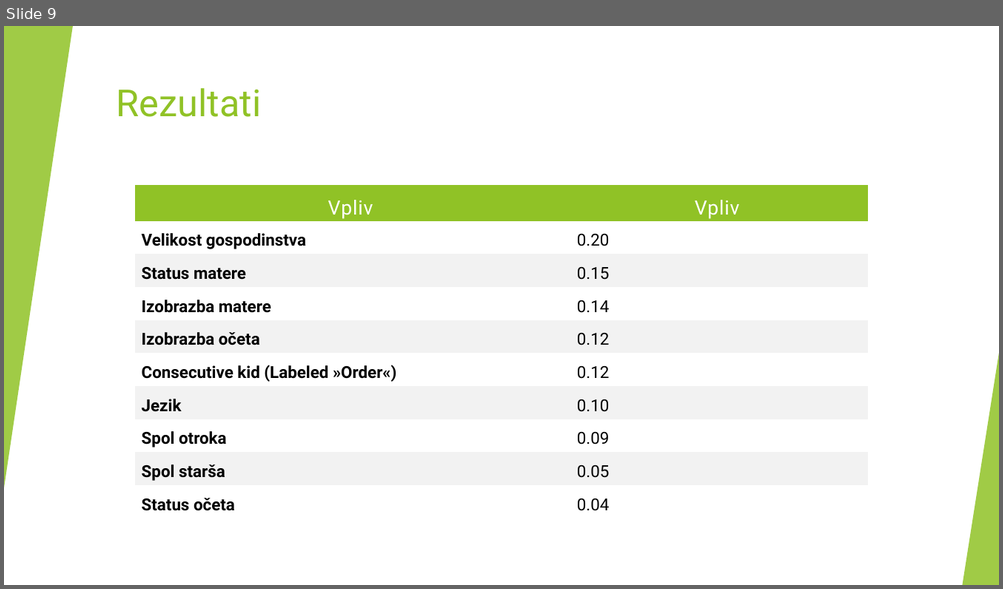
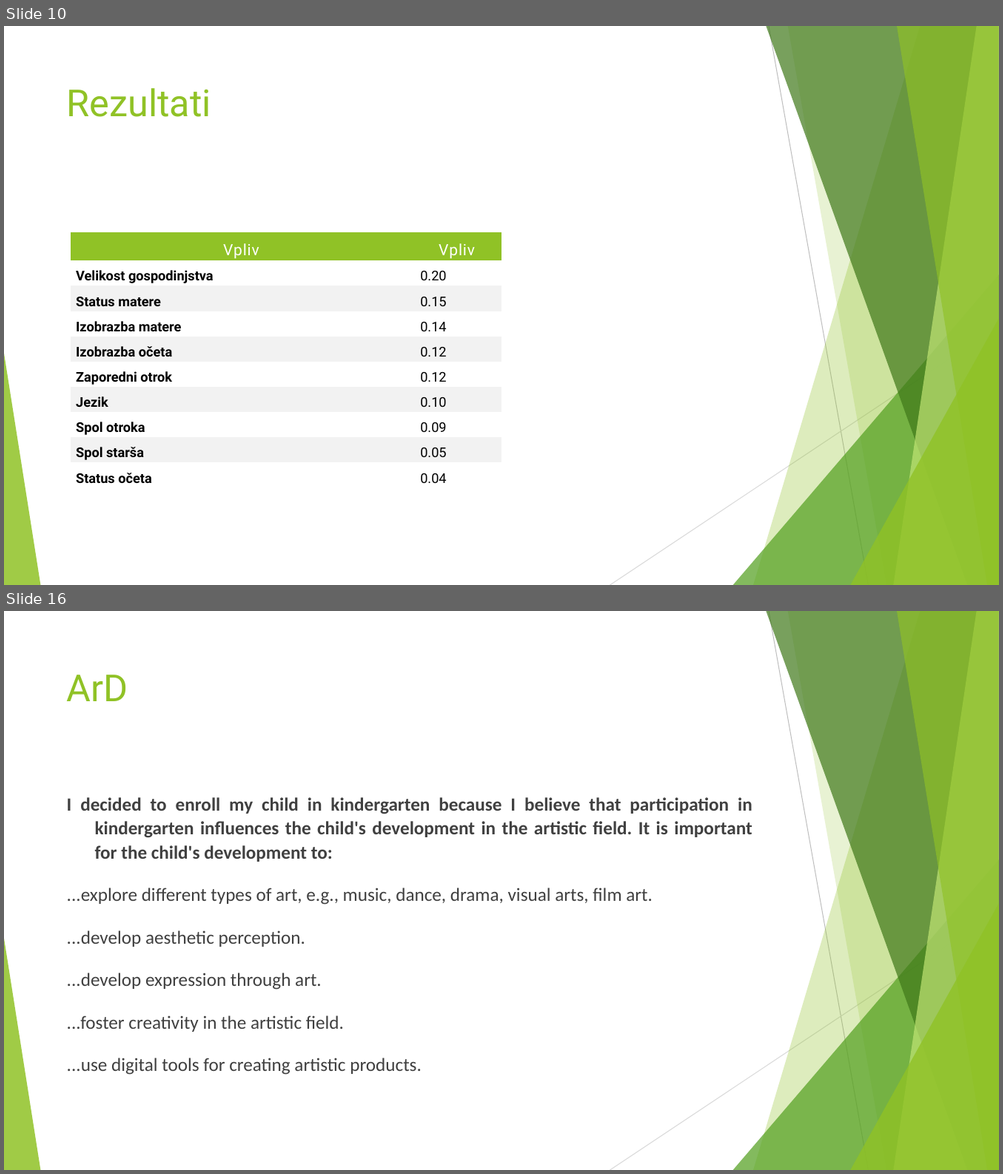
Before and after one commit to borbregant/Doktorat_all, a slide deck: stemberger/predstavitev.pptx. Shown one above the other, each under a label of ours: slide 9 before the commit, slides 10 and 16 after it; the slides between them are not shown. The pictures are 1003x589 and 1003x1174 pixels, drawn with LibreOffice and Linux fonts; fonts in the diff are those of the drawing. Boxes give left, top, right and bottom in pixels: in the first picture for what was removed or moved away, otherwise in the second. Text is boxed around its words. In the diff, an @@ line names an element or a change of style, - is before the commit and + after.

```diff
--- a/stemberger/predstavitev.pptx
+++ b/stemberger/predstavitev.pptx
@@ slide 16 added at bbox=[4, 611, 999, 1170], background #FFFFFF; not listed: 10 template elements that a slide beside it also shows @@
@@ title added at bbox=[67, 675, 128, 701], 36 pt, text #90C226 @@
+ArD
@@ text added at bbox=[67, 797, 752, 1075], 18 pt, text #404040 @@
+I decided to enroll my child in kindergarten because I believe that participation in kindergarten influences the child's development in the artistic field. It is important for the child's development to:
+...explore different types of art, e.g., music, dance, drama, visual arts, film art.
+...develop aesthetic perception.
+...develop expression through art.
+...foster creativity in the artistic field.
+...use digital tools for creating artistic products.
@@ what was slide 9 is now slide 10 @@
@@ slide 10 changed as well @@
@@ rectangle removed at bbox=[4, 26, 999, 585] @@
@@ triangle removed at bbox=[4, 26, 73, 488] @@
@@ title "Rezultati": place and size @@
-title "Rezultati" at bbox=[116, 88, 261, 117]
+title "Rezultati" at bbox=[67, 88, 211, 117]
@@ table at bbox=[71, 232, 502, 488] @@
-row 2, column 1: Velikost gospodinstva
+row 2, column 1: Velikost gospodinjstva
-row 6, column 1: Consecutive kid (Labeled »Order«)
+row 6, column 1: Zaporedni otrok
@@ size 19 to 15 pt in "Vpliv", "Vpliv" @@
@@ size 16 to 13 pt in "0.20", "Status matere", "0.15", "Izobrazba matere" and 12 more places @@
@@ table: place and size @@
-table at bbox=[134, 185, 868, 519]
+table at bbox=[71, 232, 502, 488]
@@ triangle removed at bbox=[962, 354, 999, 585] @@
```
Also in this commit, not shown: 6 other slides changed, 14 other slides added, 4 slides removed, 32 other files.
